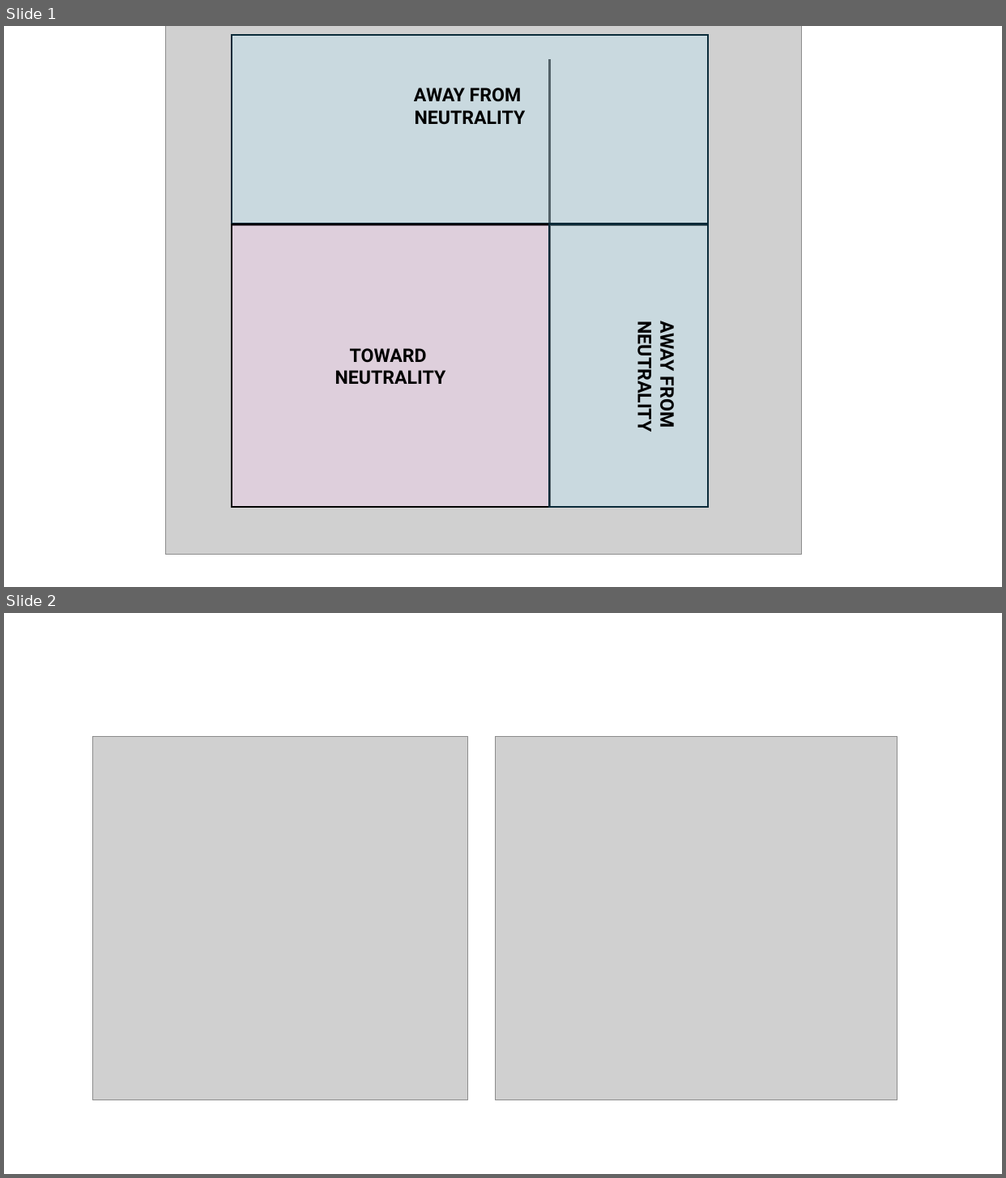
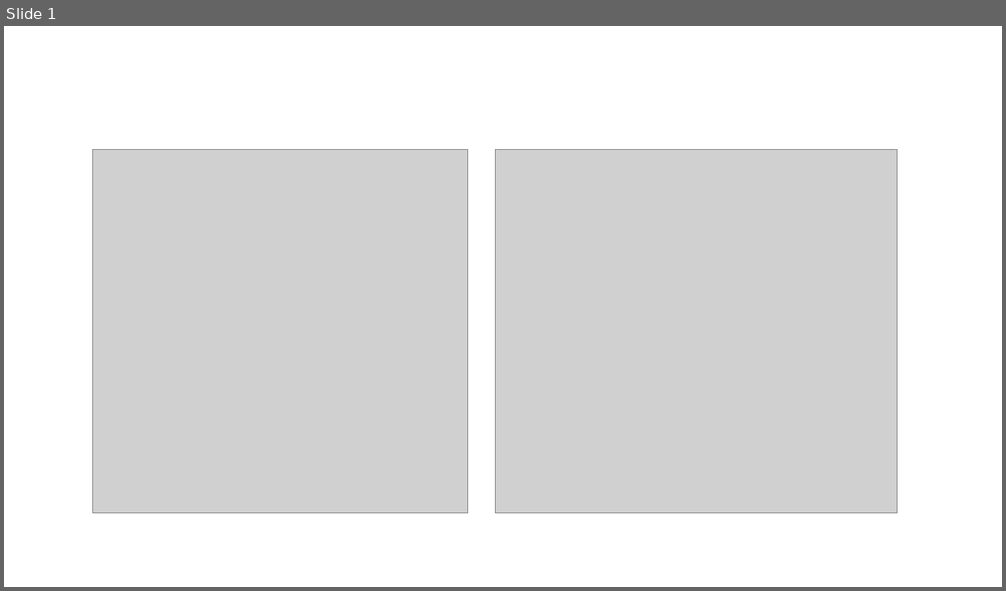
Before and after one commit to BernhardtLab/comp-temp, a slide deck: figures/kd-figs/conceptual.pptx. Shown one above the other, each under a label of ours: slides 1 and 2 before the commit, slide 1 after it. The pictures are 1006x1178 and 1006x591 pixels, drawn with LibreOffice and Linux fonts; fonts in the diff are those of the drawing; grey boxes stand for pictures. Boxes give left, top, right and bottom in pixels: in the first picture for what was removed or moved away, otherwise in the second. Text is boxed around its words. In the diff, an @@ line names an element or a change of style, - is before the commit and + after.

```diff
--- a/figures/kd-figs/conceptual.pptx
+++ b/figures/kd-figs/conceptual.pptx
@@ slide 1 removed at (4,26,1002,587), background #FFFFFF @@
@@ picture removed at (166,26,802,555) @@
@@ rectangle removed at (232,35,709,224) @@
@@ line removed from (550, 60) to (550, 507) @@
@@ text removed at (414,88,526,125) @@
-AWAY FROM
-NEUTRALITY
@@ line removed from (232, 224) to (709, 224) @@
@@ rectangle removed at (232,224,550,507) @@
-TOWARD
-NEUTRALITY
@@ rectangle removed at (549,224,709,507) @@
@@ text removed at (633,326,680,429) @@
-AWAY FROM
-NEUTRALITY
@@ what was slide 2 is now slide 1 @@
```
Also in this commit, not shown: 2 slides added, 1 other slide removed, 4 other files.
